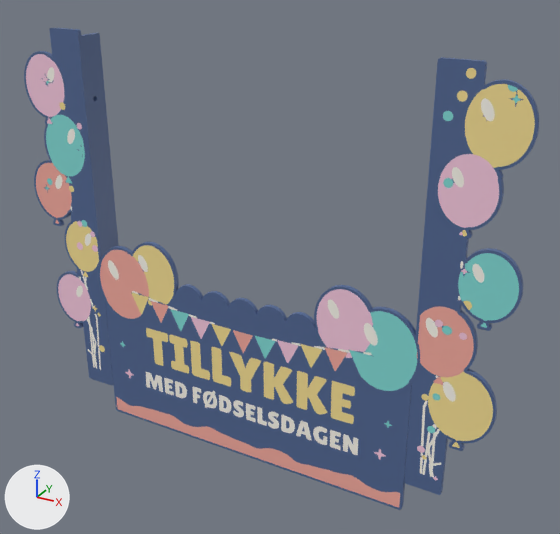
Two versions of the glTF model web/public/models/fodselsdag/parts.glb, one commit apart.
Both versions are drawn from a 50 mm lens placed at (239.0, -383.0, 344.0), pointed at (8.0, 37.0, 134.0). Every picture has the same lights, and +X, +Y and +Z are marked at lower left. The picture after the commit comes second. Where no turn or scale is listed for an object, it has been applied to the vertices. Vertices at exactly the same position are counted once.

In view in the first picture: 'topper__base', 'topper__coral', 'topper__gold', 'topper__pink', 'topper__teal', 'wing_left__base', 'wing_left__coral', 'wing_left__cream', 'wing_left__gold', 'wing_left__pink', 'wing_left__teal', 'wing_right__base', 'wing_right__coral', 'wing_right__cream', 'wing_right__gold', 'wing_right__pink', 'wing_right__teal' and 1 more.
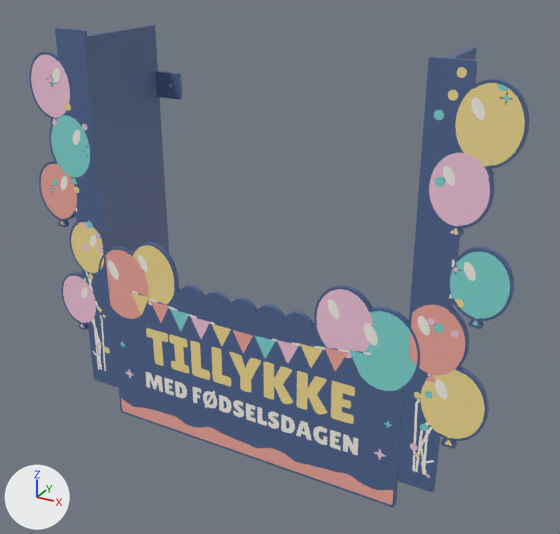
Where the newer file only moved an object's origin or applied its transform, the numbers keep the older frame.

Where the change shows, as pixel boxes [x1, y1, x2, y2] in the pictures (560 x 534 px; the box of a moved part takes in the faces that stretch with it):
'wing_left__base', reshaped, moved (60% wider)
    before: [24, 27, 119, 386]
    after: [29, 25, 182, 387]
'wing_right__base', reshaped, moved
    before: [404, 57, 539, 495]
    after: [397, 47, 529, 492]
'wing_right__gold', moved
    before: [421, 68, 535, 460]
    after: [414, 67, 525, 457]
'wing_right__teal', moved
    before: [427, 85, 520, 433]
    after: [420, 84, 510, 431]
'wing_right__pink', moved
    before: [417, 154, 499, 481]
    after: [410, 153, 490, 478]
'wing_left__pink', moved
    before: [26, 54, 98, 326]
    after: [31, 55, 103, 328]
'wing_right__coral', moved
    before: [417, 306, 474, 385]
    after: [409, 305, 465, 383]
'wing_right__cream', moved
    before: [420, 98, 495, 477]
    after: [412, 97, 485, 475]
'wing_left__teal', moved
    before: [45, 81, 87, 227]
    after: [50, 81, 92, 228]
'wing_left__coral', moved
    before: [36, 163, 72, 224]
    after: [41, 164, 77, 225]
'wing_left__gold', moved
    before: [60, 102, 105, 352]
    after: [65, 103, 110, 354]
'wing_left__cream', moved
    before: [47, 67, 101, 370]
    after: [52, 68, 106, 371]
part 3 of me_topper__coral, moved or reshaped
    before: [100, 250, 169, 319]
    after: [105, 250, 169, 323]
part 4 of me_topper__coral, moved or reshaped
    before: [116, 397, 400, 508]
    after: [121, 399, 393, 505]

The edits, one by one:
me_wing_right__base is used by ob_wing_right__base; location (144.9, 10.0, 153.0).
me_wing_right__base had 14893 vertices, 29456 faces and spanned x -28.0..28.0, y -10.0..10.0, z -131.0..131.0.
me_wing_right__base now has 14798 vertices, 29278 faces and spans x -38.0..38.0, y -36.0..36.0, z -131.0..131.0.
me_wing_right__base part 1: the loose piece of 14862 vertices spanning x -28.0..28.0, y -10.0..10.0, z -131.0..131.0 is rebuilt with 14754 vertices and now spans x -38.0..38.0, y -36.0..36.0, z -131.0..131.0.
Other edits to the shape of me_wing_right__base do not show in these pictures.
me_wing_left__base is used by ob_wing_left__base; location (-145.2, 10.0, 153.0).
me_wing_left__base had 14543 vertices, 28651 faces and spanned x -28.0..28.0, y -10.0..10.0, z -131.0..131.0.
me_wing_left__base now has 14470 vertices, 28610 faces and spans x -38.0..38.0, y -36.0..36.0, z -131.0..131.0.
me_wing_left__base part 2: the loose piece of 14501 vertices spanning x -28.0..28.0, y -10.0..10.0, z -131.0..131.0 is rebuilt with 14424 vertices and now spans x -38.0..38.0, y -36.0..36.0, z -131.0..131.0.
Other edits to the shape of me_wing_left__base do not show in these pictures.
me_topper__coral is used by ob_topper__coral; location (-2.0, 0.4, 69.9).
me_topper__coral had 1886 vertices, 3756 faces and spanned x -117.0..117.0, y 0.0, z -68.0..68.0.
me_topper__coral now has 1916 vertices, 3816 faces and spans x -117.0..113.0, y 0.0, z -68.0..68.0.
me_topper__coral part 3: 577 vertices moved within x -117.0..-58.0, y 0.0, z 15.0..68.0; 143 vertices removed from x -117.0..-58.0, y 0.0, z 15.0..68.0; 183 vertices added at x -117.0..-58.0, y 0.0, z 15.0..68.0.
me_topper__coral part 4: 105 vertices moved from x -100.0..113.0, y 0.0, z -68.0..-56.0 to x -99.0..113.0, y 0.0, z -68.0..-56.0; 274 vertices removed from x -113.0..117.0, y 0.0, z -68.0..-56.0; 270 vertices added at x -109.0..113.0, y 0.0, z -68.0..-56.0.
Other edits to the shape of me_topper__coral do not show in these pictures.
Object 'wing_right__base' (ob_wing_right__base) moves from (144.9, 10.0, 153.0) to (130.1, 36.5, 153.0).
Object 'wing_right__pink' (ob_wing_right__pink) moves from (138.9, 0.4, 134.8) to (134.1, 0.4, 134.8).
Object 'wing_right__teal' (ob_wing_right__teal) moves from (146.7, 0.4, 169.5) to (141.9, 0.4, 169.5).
Object 'wing_right__gold' (ob_wing_right__gold) moves from (145.8, 0.4, 162.4) to (141.0, 0.4, 162.4).
Object 'wing_right__cream' (ob_wing_right__cream) moves from (137.4, 0.4, 149.8) to (132.6, 0.4, 149.8).
Object 'wing_right__coral' (ob_wing_right__coral) moves from (134.9, 0.4, 125.0) to (130.1, 0.4, 125.0).
Object 'wing_left__base' (ob_wing_left__base) moves from (-145.2, 10.0, 153.0) to (-130.3, 36.5, 153.0).
Object 'wing_left__pink' (ob_wing_left__pink) moves from (-143.3, 0.4, 166.6) to (-138.6, 0.4, 166.6).
Object 'wing_left__teal' (ob_wing_left__teal) moves from (-142.1, 0.4, 199.8) to (-137.3, 0.4, 199.8).
Object 'wing_left__gold' (ob_wing_left__gold) moves from (-133.6, 0.4, 143.2) to (-128.8, 0.4, 143.2).
Object 'wing_left__cream' (ob_wing_left__cream) moves from (-138.1, 0.4, 146.2) to (-133.3, 0.4, 146.2).
Object 'wing_left__coral' (ob_wing_left__coral) moves from (-154.9, 0.4, 170.3) to (-150.1, 0.4, 170.3).
